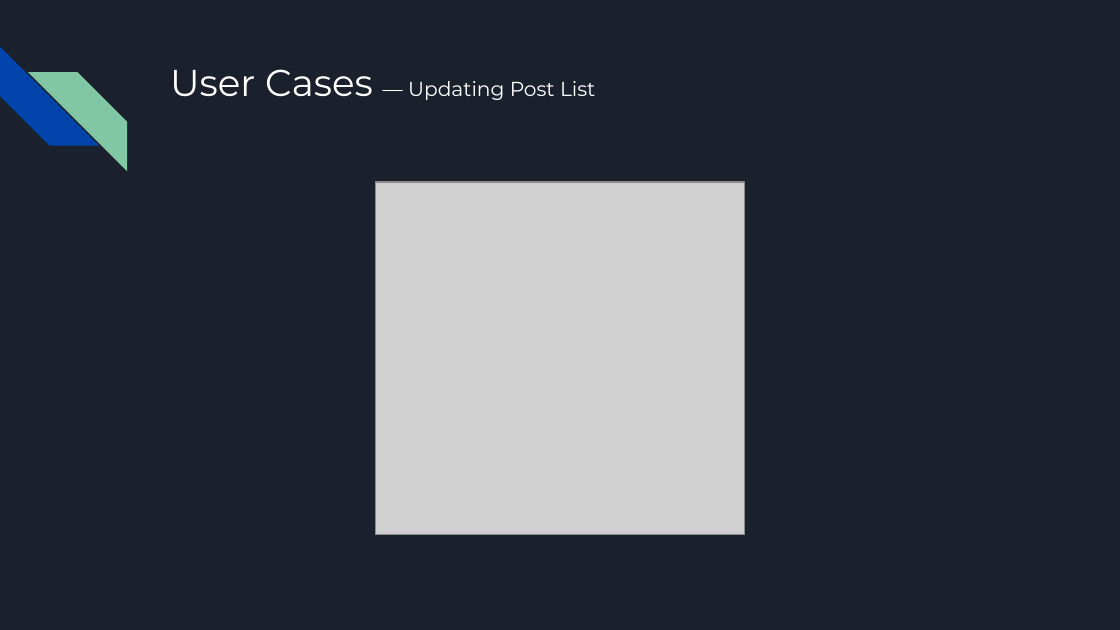
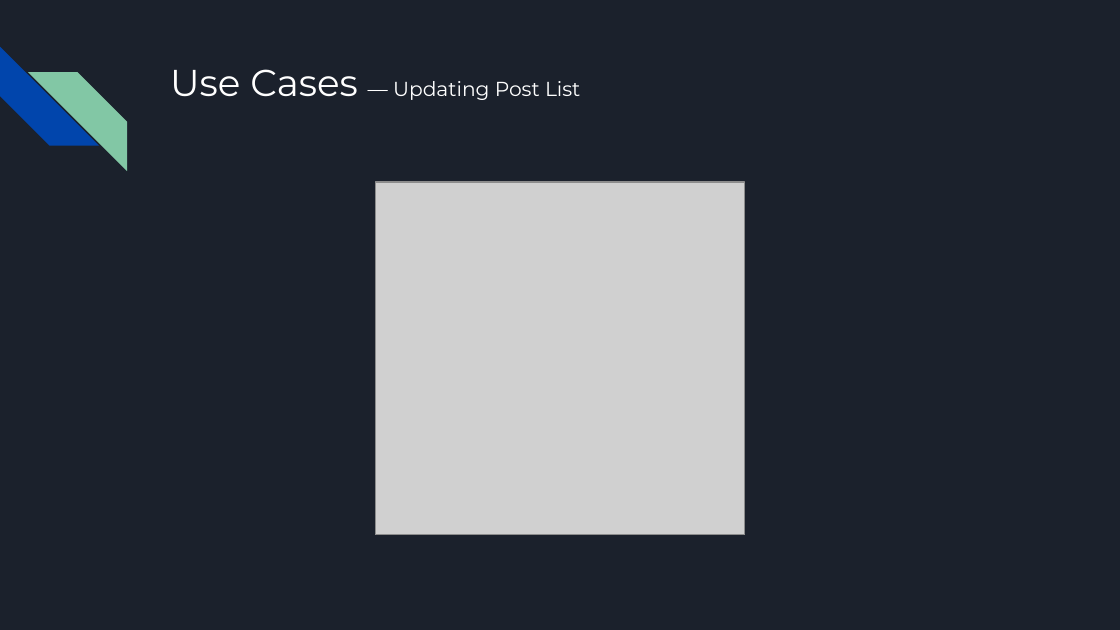
Before and after one commit to ivovi2/SHOUTING-PINWALL, a slide deck: slide 12 of SHOUTING-PINWALL.pptx. Drawn at 1120x630 pixels with LibreOffice and Linux fonts; fonts in the diff are those of the drawing; grey boxes stand for pictures. Boxes give left, top, right and bottom in pixels: in the first picture for what was removed or moved away, otherwise in the second. Text is boxed around its words. In the diff, an @@ line names an element or a change of style, - is before the commit and + after.

```diff
--- a/SHOUTING-PINWALL.pptx
+++ b/SHOUTING-PINWALL.pptx
@@ title at box(170, 69, 580, 100): text changed @@
-User Cases — Updating Post List
+Use Cases — Updating Post List
```
Also in this commit, not shown: 8 other slides changed.
